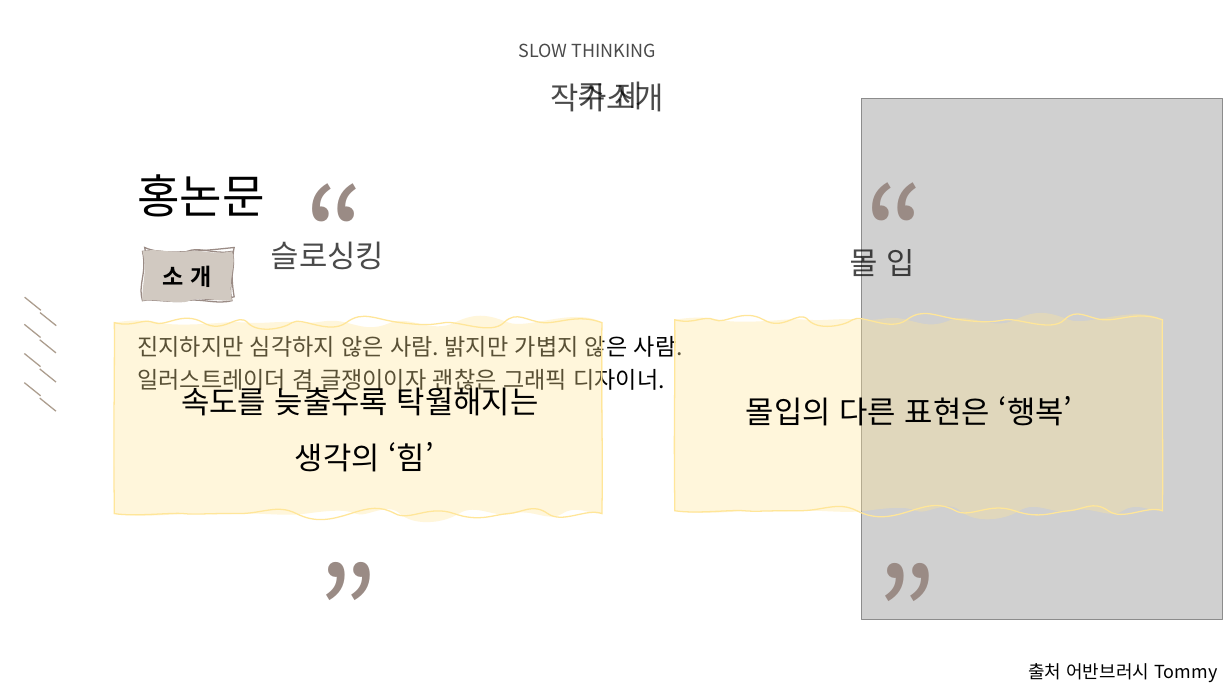
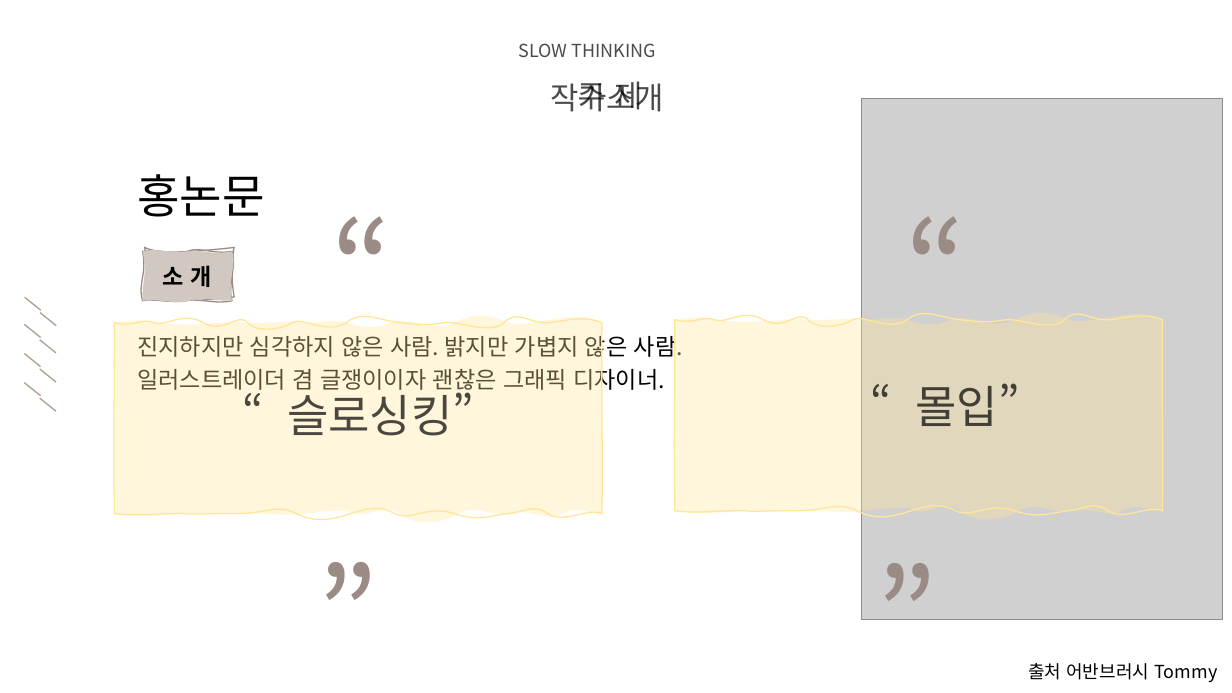
Before and after one commit to audgks5551/ppt, a slide deck: slide 7 of 2조.pptx (slide 8 before the commit). Drawn at 1232x693 pixels with LibreOffice and Linux fonts; fonts in the diff are those of the drawing; grey boxes stand for pictures; background and template pictures are left out. Boxes give left, top, right and bottom in pixels: in the first picture for what was removed or moved away, otherwise in the second. Text is boxed around its words. In the diff, an @@ line names an element or a change of style, - is before the commit and + after.

Commit message:
슬로싱킹 수정6

```diff
--- a/2조.pptx
+++ b/2조.pptx
@@ text "“": place and size @@
-text "“" at box(265, 151, 405, 314)
+text "“" at box(293, 183, 433, 347)
@@ text "“": place and size @@
-text "“" at box(825, 150, 965, 313)
+text "“" at box(866, 183, 1006, 347)
@@ text removed at box(181, 382, 539, 472) @@
-속도를 늦출수록 탁월해지는
-생각의 ‘힘’
@@ text at box(287, 386, 474, 436): text changed; size 24 to 35 pt @@
-슬로싱킹
+“슬로싱킹”
@@ text at box(915, 383, 1019, 426): text changed; size 24 to 35 pt @@
-몰 입
+“몰입”
@@ text removed at box(746, 392, 1073, 432) @@
-몰입의 다른 표현은 ‘행복’
```
Also in this commit, not shown: 1 slide removed.
